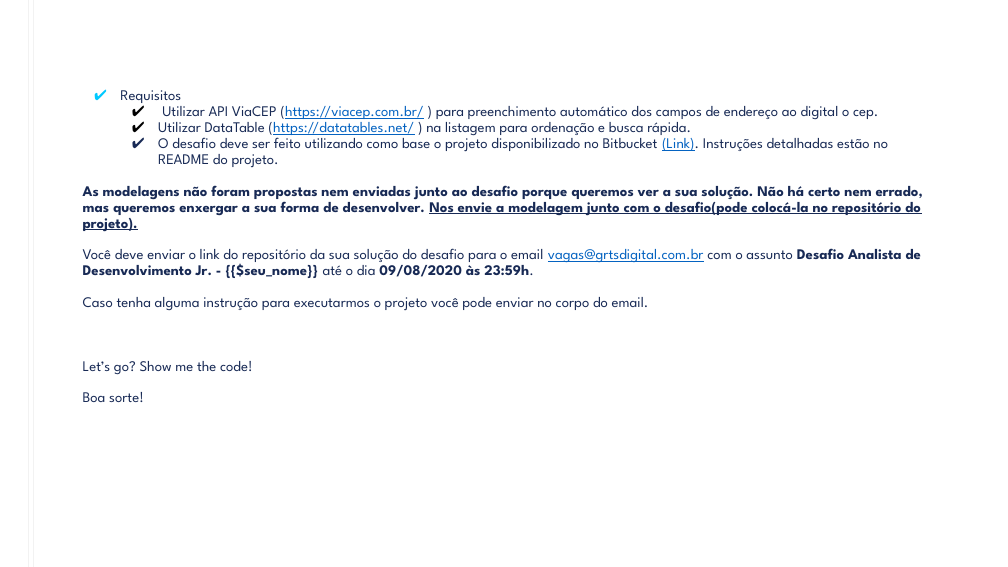
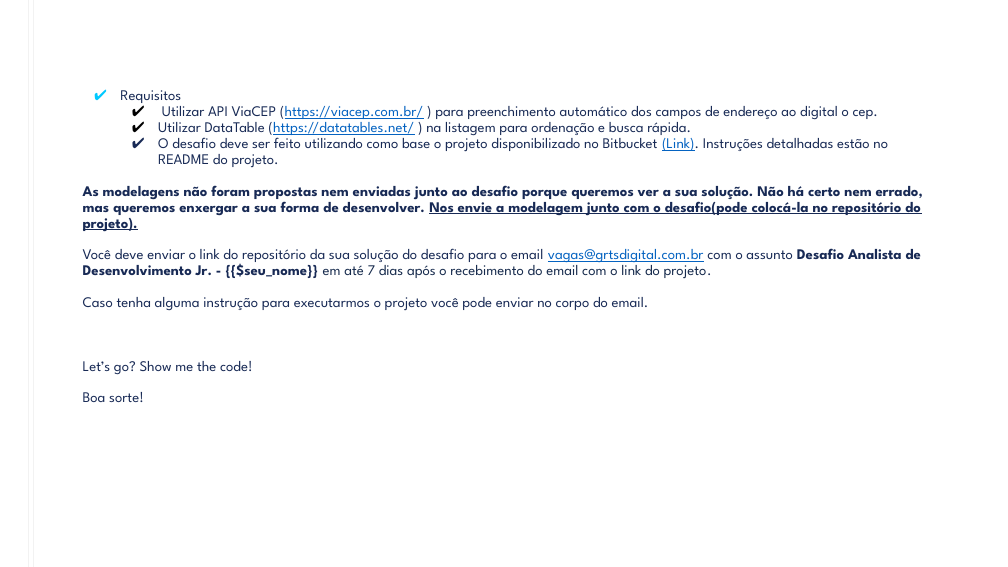
Before and after one commit to ohRobertoCarlos/testeanalista-jr, a slide deck: slide 4 of GRTS - Desafio Analista Jr.pptx. Drawn at 1008x567 pixels with LibreOffice and Linux fonts; fonts in the diff are those of the drawing; background and template pictures are left out. Boxes give left, top, right and bottom in pixels: in the first picture for what was removed or moved away, otherwise in the second. Text is boxed around its words. In the diff, an @@ line names an element or a change of style, - is before the commit and + after.

```diff
--- a/GRTS - Desafio Analista Jr.pptx
+++ b/GRTS - Desafio Analista Jr.pptx
@@ text at [83, 248, 922, 279]: text changed @@
-Você deve enviar o link do repositório da sua solução do desafio para o email vagas@grtsdigital.com.br com o assunto Desafio Analista de Desenvolvimento Jr. - {{$seu_nome}} até o dia 09/08/2020 às 23:59h.
+Você deve enviar o link do repositório da sua solução do desafio para o email vagas@grtsdigital.com.br com o assunto Desafio Analista de Desenvolvimento Jr. - {{$seu_nome}} em até 7 dias após o recebimento do email com o link do projeto.
```
Also in this commit, not shown: 1 other slide changed.
